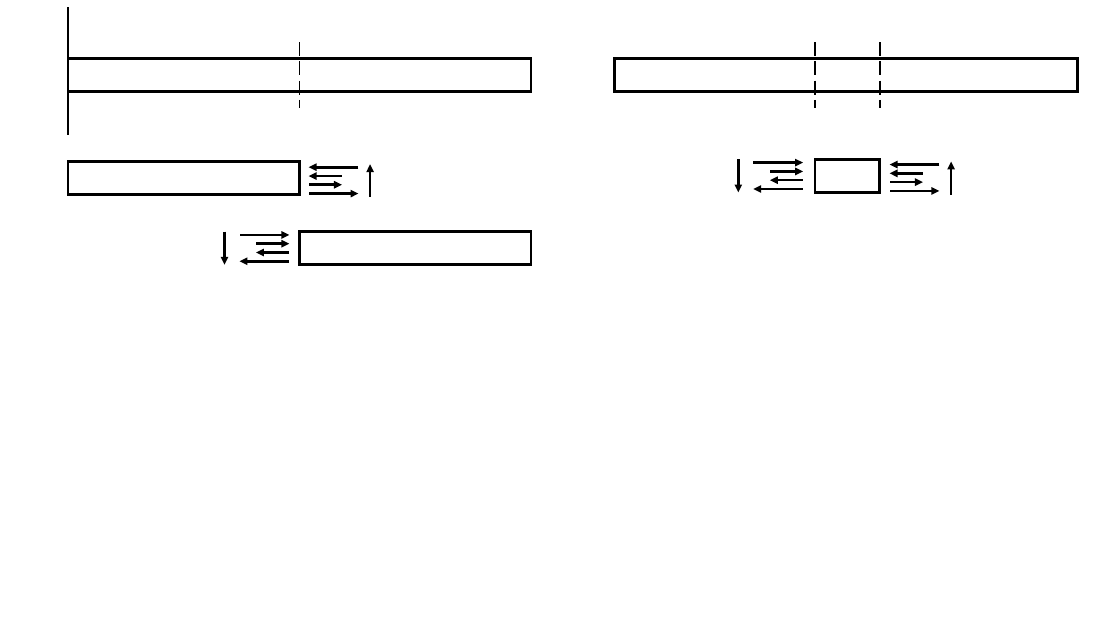
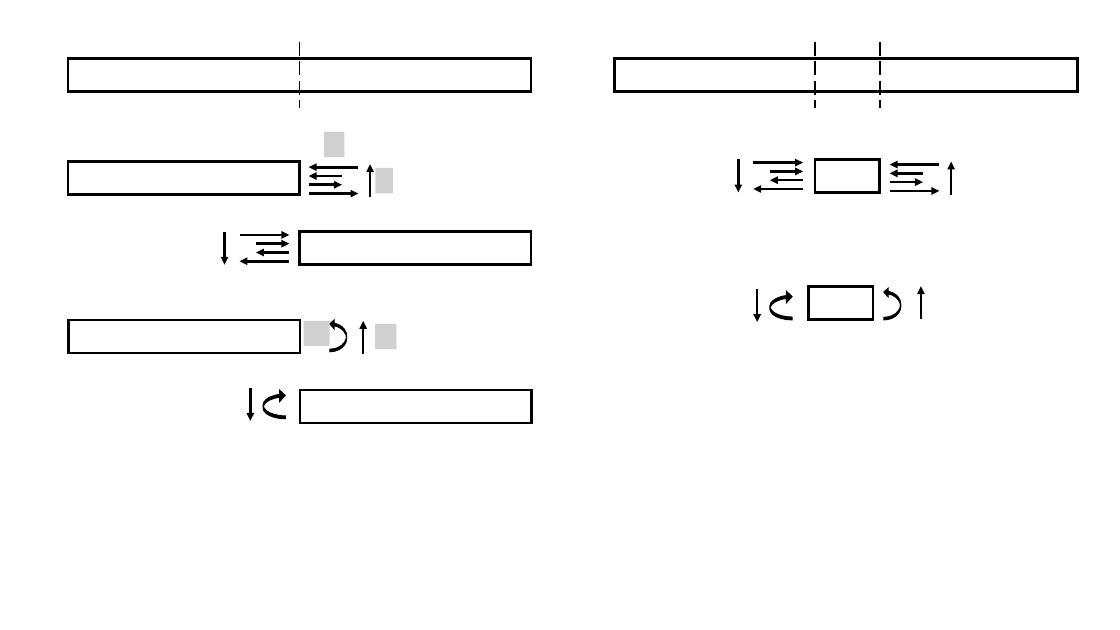
Before and after one commit to kms0523/Study, a slide deck: slide 10 of 그림.pptx (slide 19 before the commit). Drawn at 1120x630 pixels with LibreOffice and Linux fonts; fonts in the diff are those of the drawing; grey boxes stand for pictures. Boxes give left, top, right and bottom in pixels: in the first picture for what was removed or moved away, otherwise in the second. Text is boxed around its words. In the diff, an @@ line names an element or a change of style, - is before the commit and + after.

```diff
--- a/그림.pptx
+++ b/그림.pptx
@@ line removed from (68, 8) to (68, 135) @@
@@ picture added at (324, 132, 344, 157) @@
@@ picture added at (376, 168, 393, 193) @@
@@ arrow added from (757, 289) to (757, 322), #000000 2.25 pt @@
@@ curved left arrow added at (770, 292, 792, 320), fill #000000, outline #000000 1 pt @@
@@ rectangle added at (808, 287, 873, 319), outline #000000 2.25 pt @@
@@ curved right arrow added at (884, 288, 901, 320), fill #000000, outline #000000 1 pt @@
@@ arrow added from (921, 319) to (921, 287), #000000 2.25 pt @@
@@ rectangle added at (69, 320, 301, 353), outline #000000 2.25 pt @@
@@ picture added at (304, 321, 330, 346) @@
@@ curved right arrow added at (330, 320, 347, 352), fill #000000, outline #000000 1 pt @@
@@ arrow added from (363, 355) to (363, 321), #000000 2.25 pt @@
@@ picture added at (376, 323, 397, 349) @@
@@ arrow added from (250, 388) to (250, 421), #000000 2.25 pt @@
@@ curved left arrow added at (263, 390, 285, 418), fill #000000, outline #000000 1 pt @@
@@ rectangle added at (300, 390, 532, 423), outline #000000 2.25 pt @@
```
Also in this commit, not shown: 1 slide added, 25 other files.
